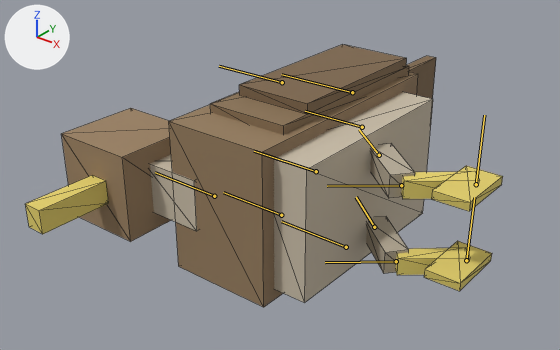
Before and after pictures for a commit that changed the glTF model assets/creatures/hawk/model.glb.
Before and after are seen from a 50 mm camera at (0.386, -0.537, 0.406) aimed at (-0.024, -0.024, 0.088). The lights are fixed; the arrows at upper left show +X, +Y and +Z. The older version comes first. Both versions are drawn at frame 29 of the action 'die'; the numbers are the values there. The bones that bend it are drawn over the model as lines. Mesh edges are drawn as thin lines.

Objects in the first picture: 'built'.
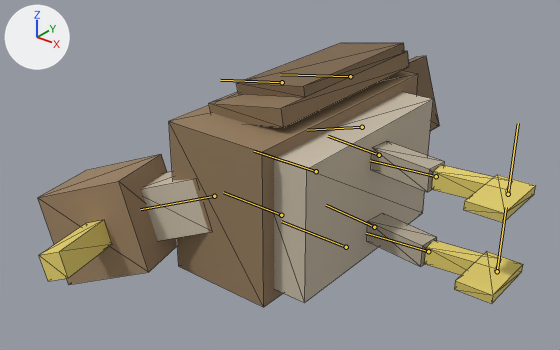
What differs and where, as boxes [x1, y1, x2, y2] in the pictures (560 x 350 px):
'built', posed
    before: [25, 44, 503, 307]
    after: [38, 43, 536, 307]
bone 'head', root to tip
    before: (214, 196) to (155, 172)
    after: (214, 196) to (140, 209)
bone 'abdomen', root to tip
    before: (362, 127) to (305, 111)
    after: (362, 127) to (307, 130)
bone 'leg_l0', root to tip
    before: (374, 227) to (356, 197)
    after: (374, 227) to (326, 205)
bone 'leg_l0_knee', root to tip
    before: (396, 261) to (325, 262)
    after: (428, 251) to (366, 233)
bone 'leg_l0_foot', root to tip
    before: (466, 260) to (474, 197)
    after: (497, 271) to (506, 207)
bone 'leg_r0', root to tip
    before: (379, 155) to (359, 129)
    after: (379, 155) to (328, 136)
bone 'leg_r0_knee', root to tip
    before: (401, 185) to (327, 186)
    after: (436, 176) to (370, 160)
bone 'leg_r0_foot', root to tip
    before: (476, 184) to (484, 115)
    after: (508, 194) to (518, 123)
bone 'wing_r', root to tip
    before: (282, 82) to (219, 66)
    after: (282, 82) to (220, 80)

What changed in the scene script:
```text
Change bone_head:
    where bone_head = bpy.data.objects['creature'].pose.bones['head']  # child of 'body'
    bone_head.rotation_quaternion: (1.0, 0.0, 0.0, 0.0) -> (0.966, 0.196, 0.034, 0.168)  # degrees (0, 0, 0) -> degrees (23, 0, 20)
Change bone_abdomen:
    where bone_abdomen = bpy.data.objects['creature'].pose.bones['abdomen']  # child of 'body'
    bone_abdomen.rotation_quaternion: (1.0, 0.0, 0.0, 0.0) -> (0.989, 0.0, 0.0, 0.149)  # degrees (0, 0, 0) -> degrees (0, 0, 17)
Change bone_leg_l0:
    where bone_leg_l0 = bpy.data.objects['creature'].pose.bones['leg_l0']  # child of 'body'
    bone_leg_l0.rotation_quaternion: (0.939, -0.343, 0.0, 0.0) -> (0.998, -0.06, 0.0, 0.0)  # degrees (-40, 0, 0) -> degrees (-7, 0, 0)
Change bone_leg_l0_knee:
    where bone_leg_l0_knee = bpy.data.objects['creature'].pose.bones['leg_l0_knee']  # child of 'leg_l0'
    bone_leg_l0_knee.rotation_quaternion: (0.765, 0.644, 0.0, 0.0) -> (0.993, 0.12, 0.0, 0.0)  # degrees (80, 0, 0) -> degrees (14, 0, 0)
Change bone_leg_l0_foot:
    where bone_leg_l0_foot = bpy.data.objects['creature'].pose.bones['leg_l0_foot']  # child of 'leg_l0_knee'
    bone_leg_l0_foot.rotation_quaternion: (0.664, -0.242, -0.242, -0.664) -> (0.706, -0.042, -0.042, -0.706)  # degrees (0, -40, -90) -> degrees (0, -7, -90)
Change bone_leg_r0:
    where bone_leg_r0 = bpy.data.objects['creature'].pose.bones['leg_r0']  # child of 'body'
    bone_leg_r0.rotation_quaternion: (0.939, -0.343, 0.0, 0.0) -> (0.998, -0.06, 0.0, 0.0)  # degrees (-40, 0, 0) -> degrees (-7, 0, 0)
Change bone_leg_r0_knee:
    where bone_leg_r0_knee = bpy.data.objects['creature'].pose.bones['leg_r0_knee']  # child of 'leg_r0'
    bone_leg_r0_knee.rotation_quaternion: (0.765, 0.644, 0.0, 0.0) -> (0.993, 0.12, 0.0, 0.0)  # degrees (80, 0, 0) -> degrees (14, 0, 0)
Change bone_leg_r0_foot:
    where bone_leg_r0_foot = bpy.data.objects['creature'].pose.bones['leg_r0_foot']  # child of 'leg_r0_knee'
    bone_leg_r0_foot.rotation_quaternion: (0.664, -0.242, -0.242, -0.664) -> (0.706, -0.042, -0.042, -0.706)  # degrees (0, -40, -90) -> degrees (0, -7, -90)
Change bone_wing_r:
    where bone_wing_r = bpy.data.objects['creature'].pose.bones['wing_r']  # child of 'body'
    bone_wing_r.rotation_quaternion: (1.0, 0.0, 0.0, 0.0) -> (0.996, 0.0, 0.0, 0.09)  # degrees (0, 0, 0) -> degrees (0, 0, 10)
```
